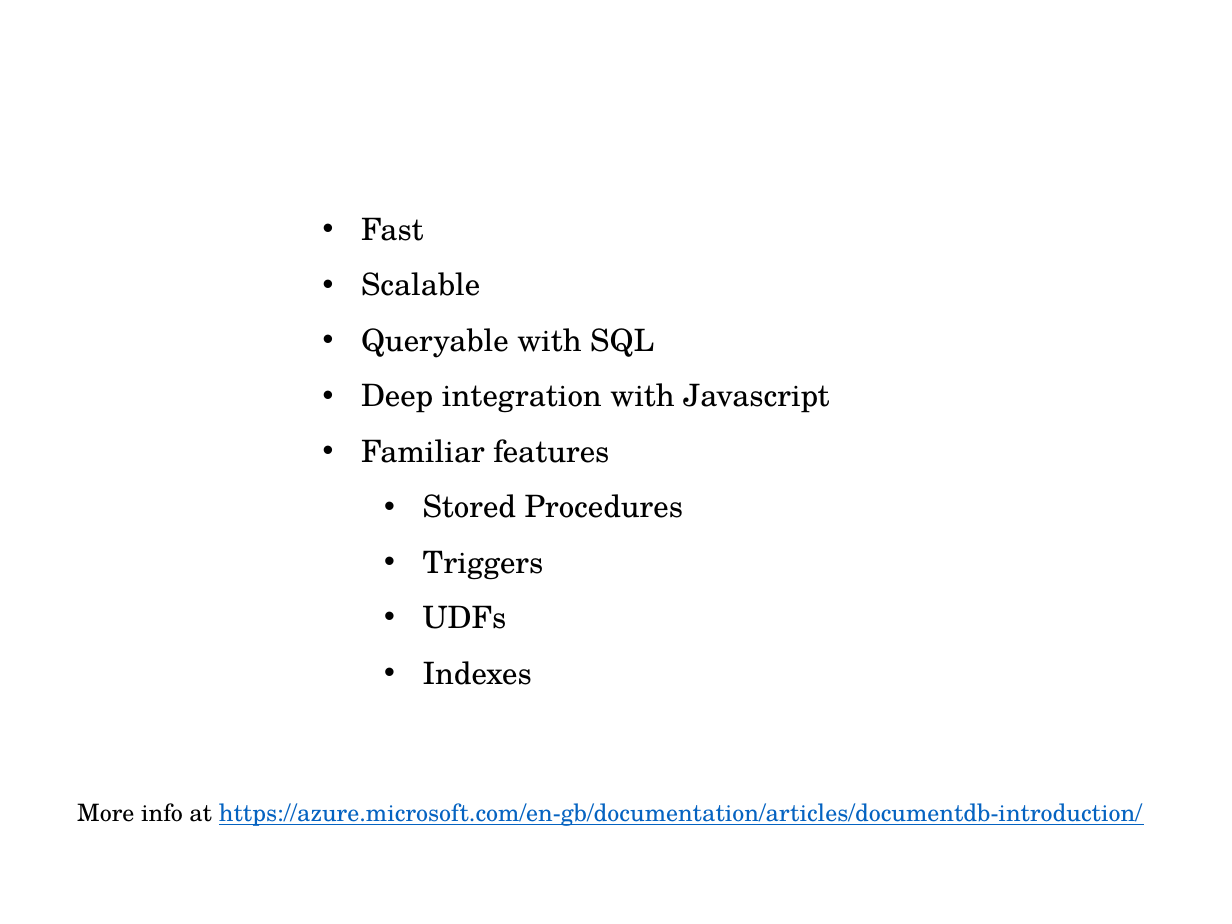
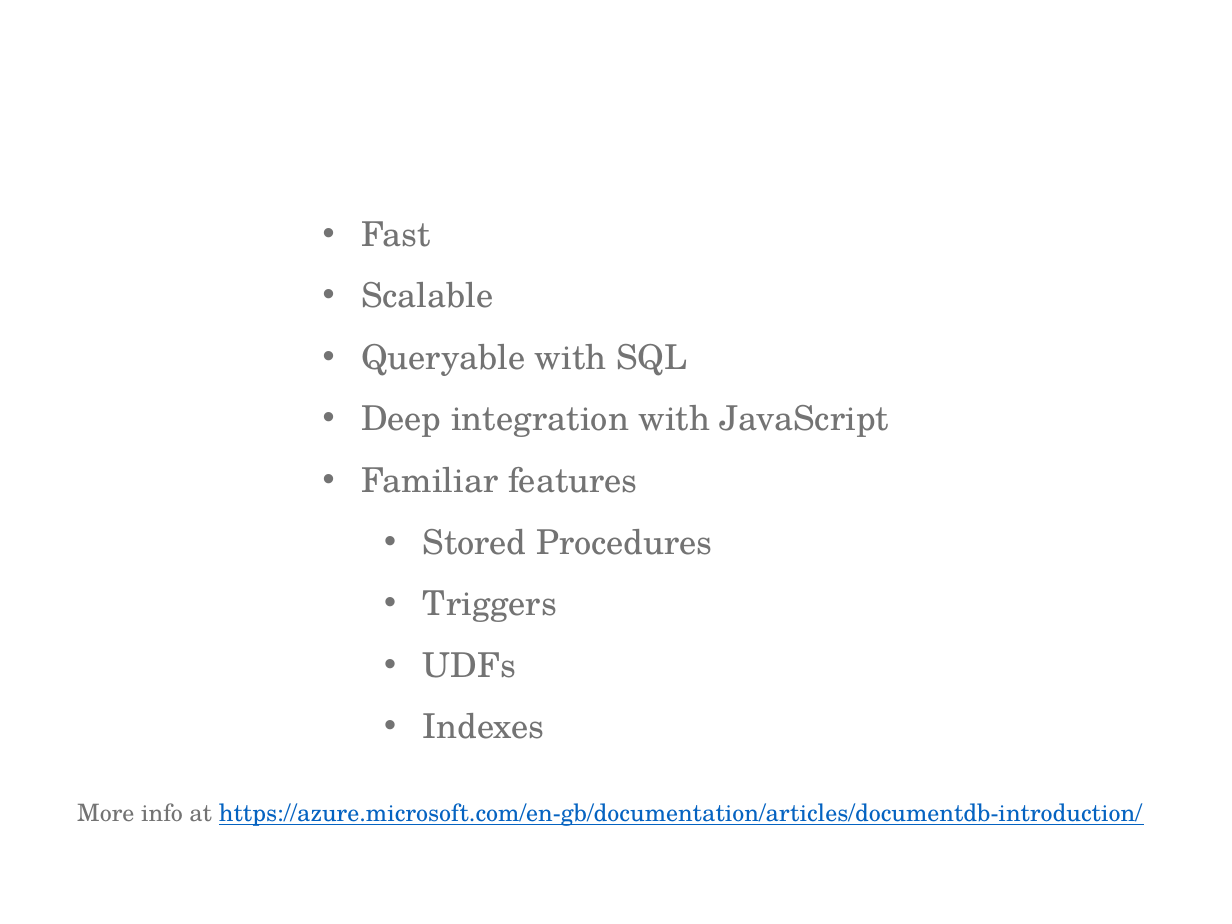
Before and after one commit to ritasker/Presentations-Archive, a slide deck: slide 14 of Current/Azure The Good Parts Web Apps/AzureTheGoodParts-WebApps.pptx. Drawn at 1232x924 pixels with LibreOffice and Linux fonts; fonts in the diff are those of the drawing; background and template pictures are left out. Boxes give left, top, right and bottom in pixels: in the first picture for what was removed or moved away, otherwise in the second. Text is boxed around its words. In the diff, an @@ line names an element or a change of style, - is before the commit and + after.

```diff
--- a/Current/Azure The Good Parts Web Apps/AzureTheGoodParts-WebApps.pptx
+++ b/Current/Azure The Good Parts Web Apps/AzureTheGoodParts-WebApps.pptx
@@ text at (361, 221, 712, 739): size 18 to 20 pt, text colour #000000 to #737373 in "Fast", "Scalable", "Queryable with SQL", "Familiar features" and 4 more places @@
@@ text at (361, 405, 889, 437): text changed; size 18 to 20 pt; text colour #000000 to #737373 @@
-• Deep integration with Javascript
+• Deep integration with JavaScript
@@ text "More info at https://azure.microsoft.com/en-gb/documentation ..." at (77, 803, 1142, 826): text colour #000000 to #737373 in "More info at" @@
```
Also in this commit, not shown: 1 other slide changed, 4 slides added, 1 slide removed, 3 other files.
